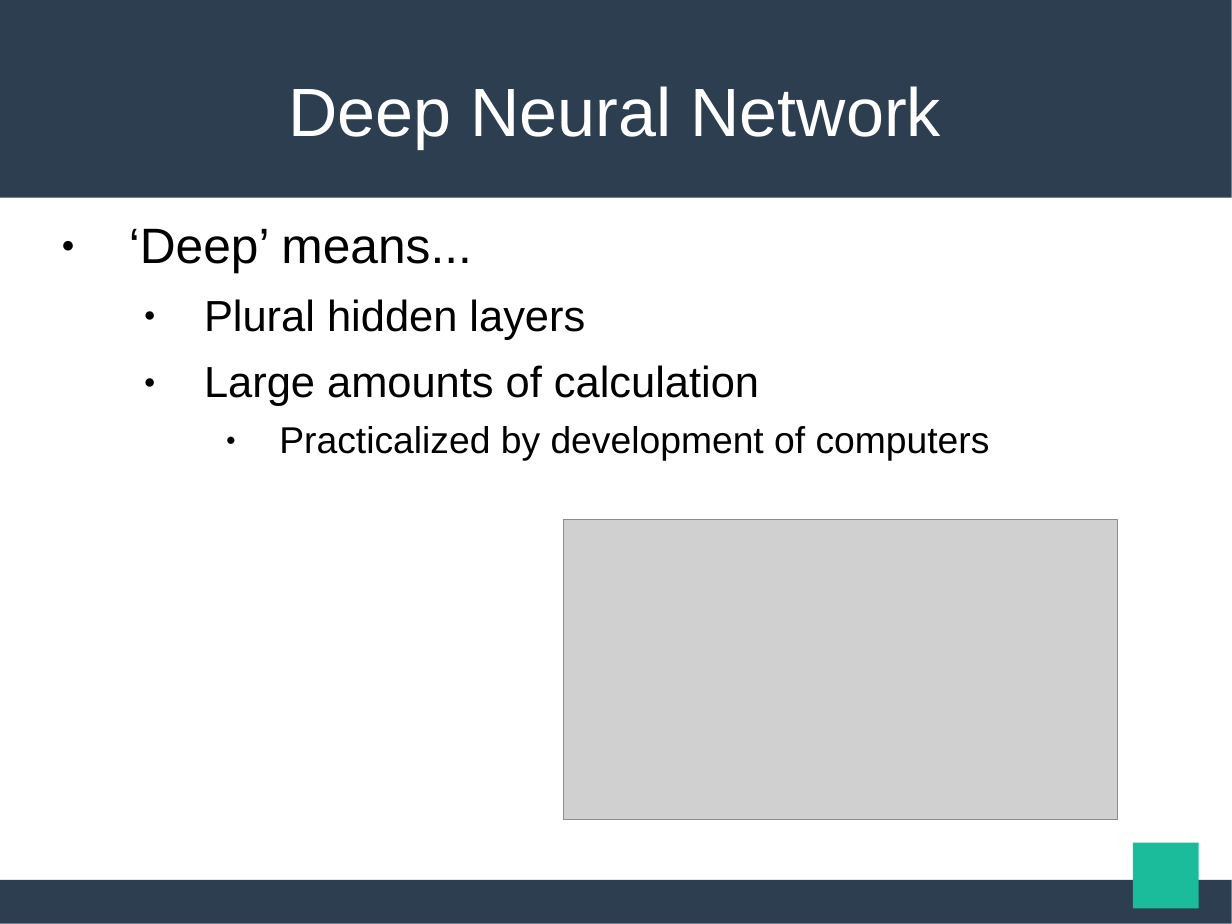
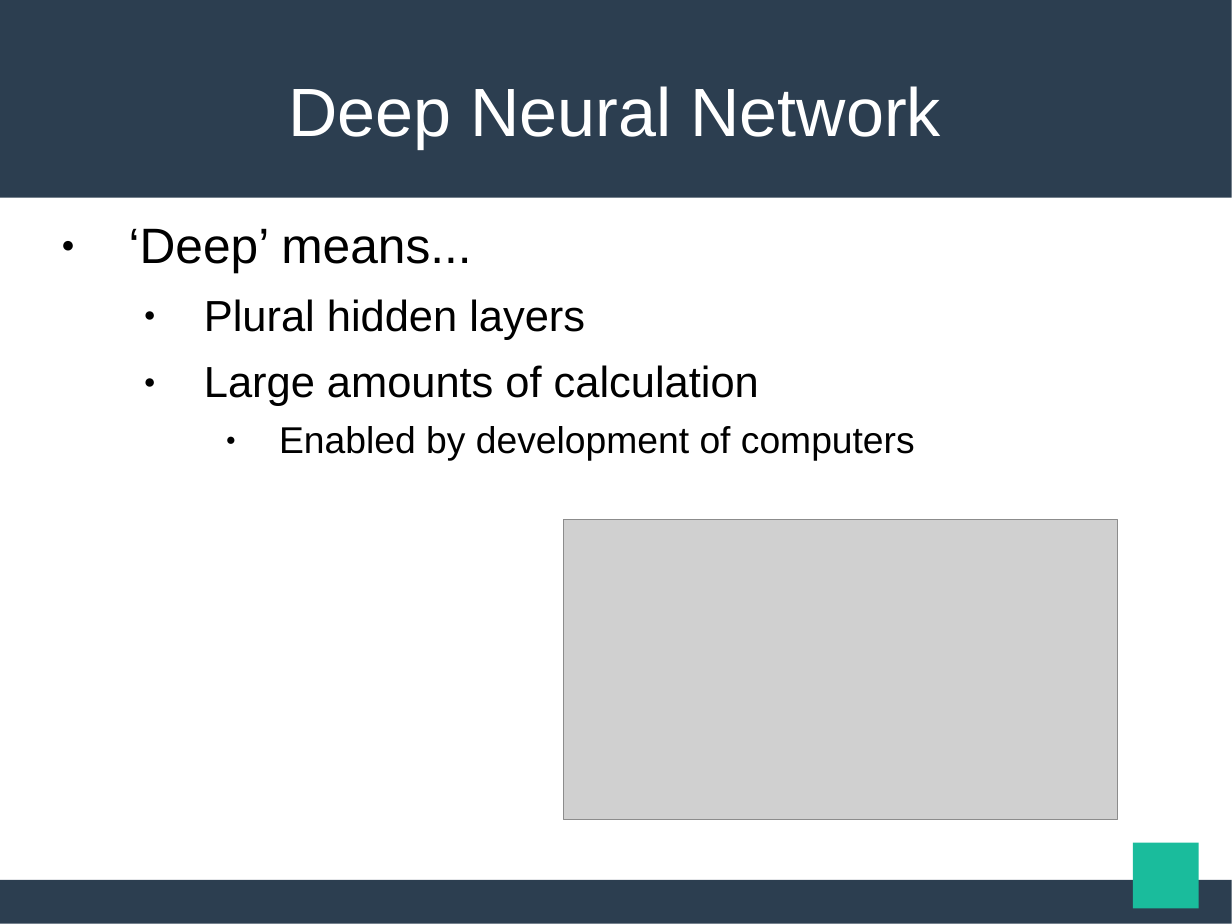
Before and after one commit to maekawatoshiki/neural-machine-translation-demo, a slide deck: slide 14 of NY_slide.ppt (slide 10 before the commit). Drawn at 1232x924 pixels with LibreOffice and Linux fonts; fonts in the diff are those of the drawing; grey boxes stand for pictures. Boxes give left, top, right and bottom in pixels: in the first picture for what was removed or moved away, otherwise in the second. Text is boxed around its words. In the diff, an @@ line names an element or a change of style, - is before the commit and + after.

```diff
--- a/NY_slide.ppt
+++ b/NY_slide.ppt
@@ text at box(279, 426, 915, 461): text changed @@
-    ● Practicalized by development of computers
+    ● Enabled by development of computers
```
Also in this commit, not shown: 11 other slides changed, 5 slides added, 2 other files.
